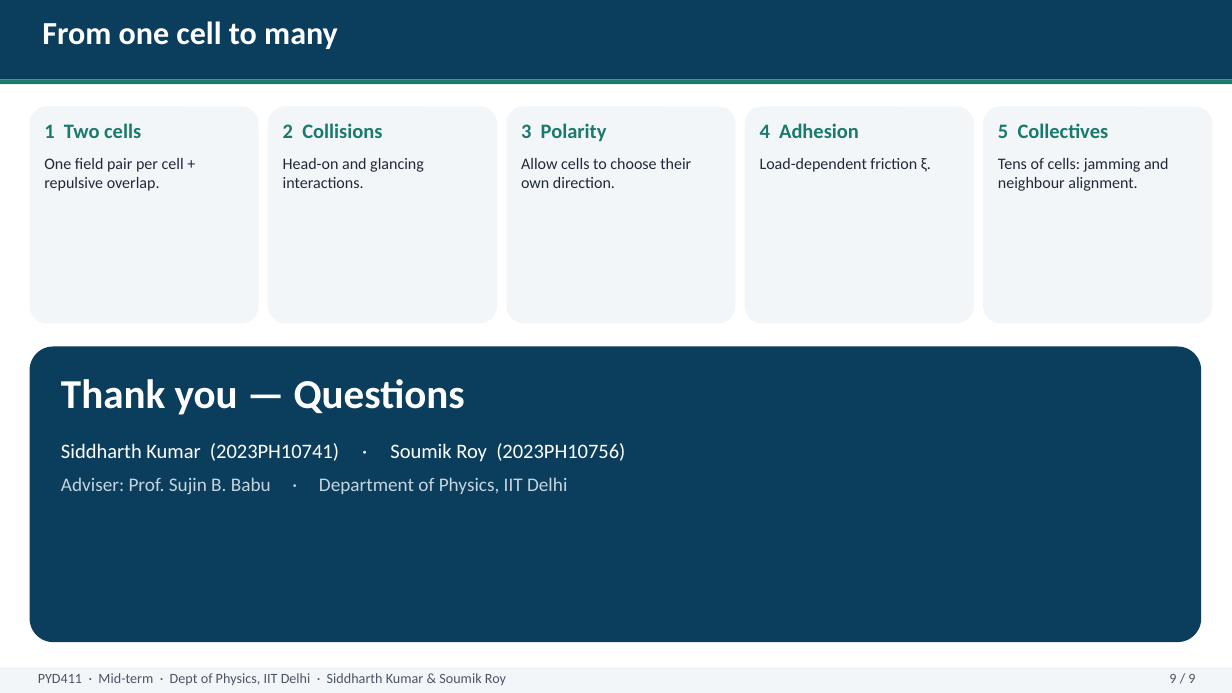
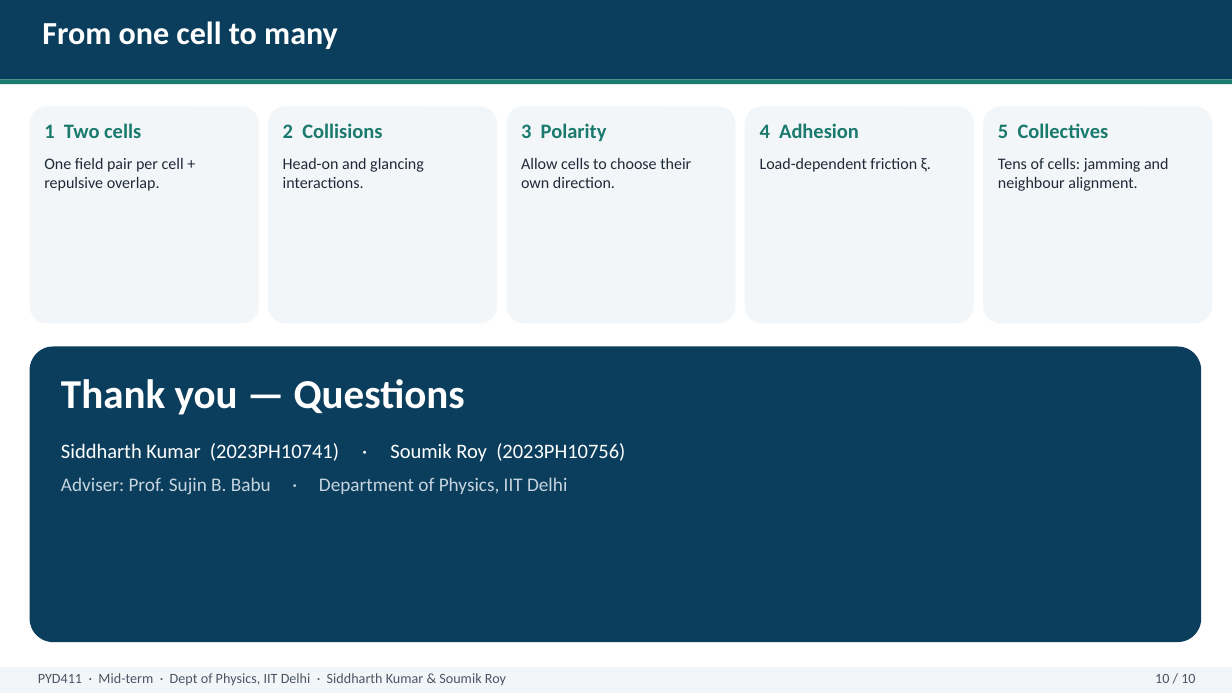
Before and after one commit to ariaydrouch/f, a slide deck: slide 10 of presentation/PYD411_midsem_presentation.pptx (slide 9 before the commit). Drawn at 1232x693 pixels with LibreOffice and Linux fonts; fonts in the diff are those of the drawing. Boxes give left, top, right and bottom in pixels: in the first picture for what was removed or moved away, otherwise in the second. Text is boxed around its words. In the diff, an @@ line names an element or a change of style, - is before the commit and + after.

```diff
--- a/presentation/PYD411_midsem_presentation.pptx
+++ b/presentation/PYD411_midsem_presentation.pptx
@@ text at (x1=1155, y1=674, x2=1195, y2=683): text changed @@
-9 / 9
+10 / 10
```
Also in this commit, not shown: 8 other slides changed, 1 slide added, 5 other files.
